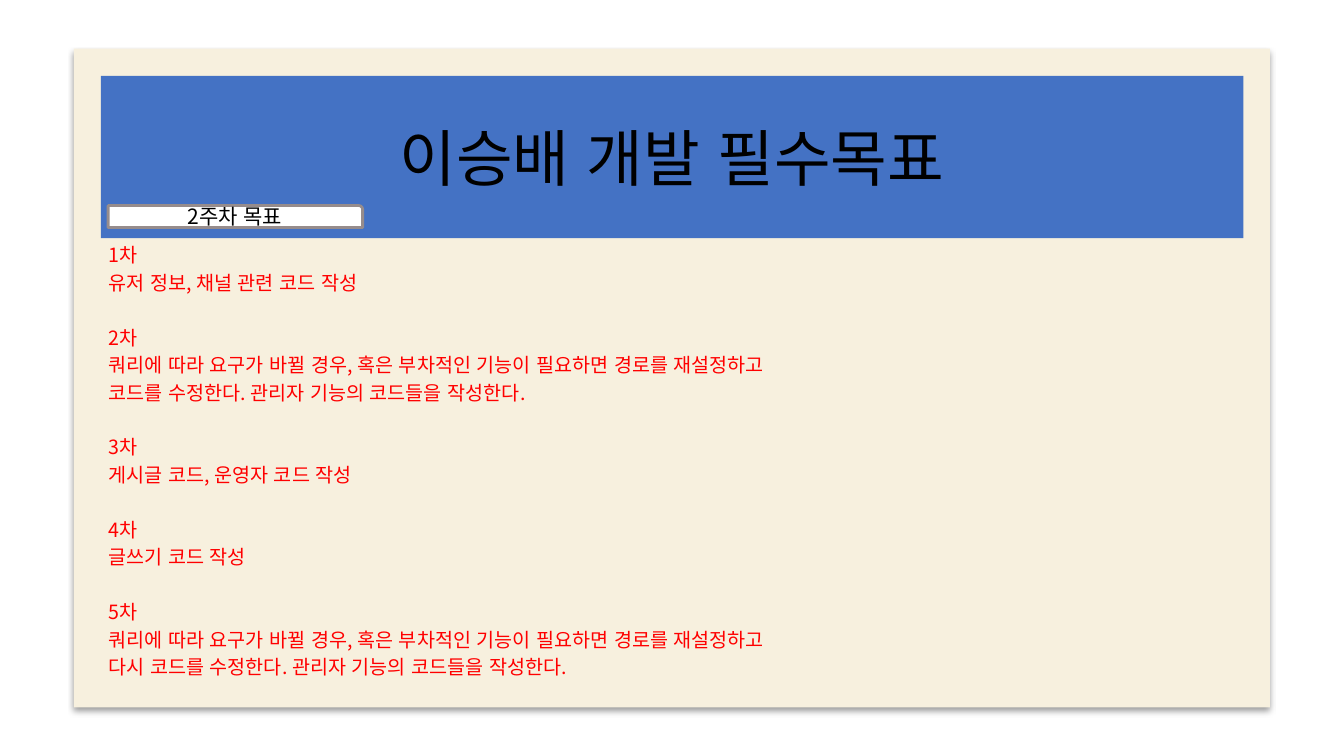
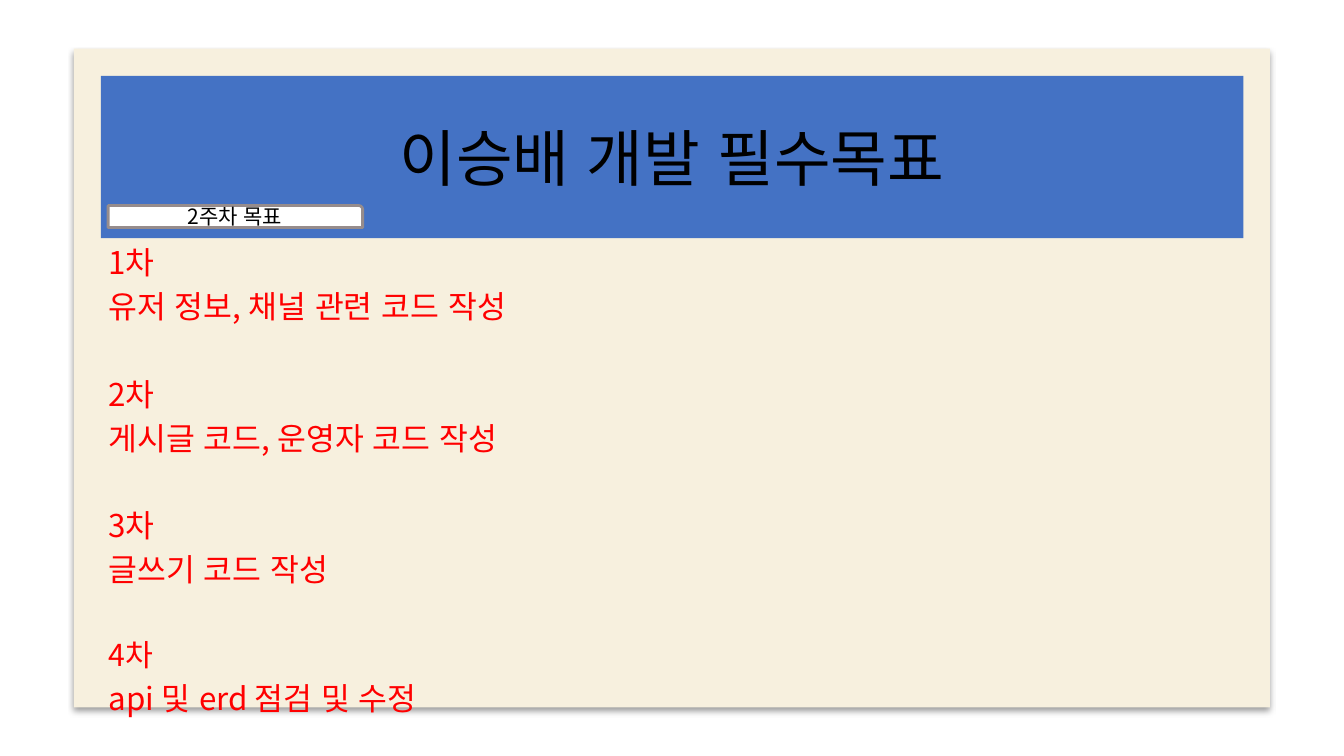
Before and after one commit to web5-kimgangmoon/teamproject_cloneCoding-Kim-Lee-Son-, a slide deck: slide 18 of 스케줄표.pptx. Drawn at 1344x756 pixels with LibreOffice and Linux fonts; fonts in the diff are those of the drawing; background and template pictures are left out. Boxes give left, top, right and bottom in pixels: in the first picture for what was removed or moved away, otherwise in the second. Text is boxed around its words. In the diff, an @@ line names an element or a change of style, - is before the commit and + after.

```diff
--- a/스케줄표.pptx
+++ b/스케줄표.pptx
@@ subtitle at [108,248,506,669]: size 14 to 22.4 pt in "1차", "유저 정보, 채널 관련 코드 작성", "2차", "3차"; size 14 to 21.6 pt in "4차"; more space between paragraphs @@
@@ subtitle at [108,424,497,456]: text changed; size 14 to 22.4 pt @@
-쿼리에 따라 요구가 바뀔 경우, 혹은 부차적인 기능이 필요하면 경로를 재설정하고
-코드를 수정한다. 관리자 기능의 코드들을 작성한다.
+게시글 코드, 운영자 코드 작성
@@ subtitle at [108,555,328,584]: text changed; size 14 to 22.4 pt @@
-게시글 코드, 운영자 코드 작성
+글쓰기 코드 작성
@@ subtitle at [108,684,417,717]: text changed; size 14 to 22.4 pt @@
-글쓰기 코드 작성
-5차
-쿼리에 따라 요구가 바뀔 경우, 혹은 부차적인 기능이 필요하면 경로를 재설정하고
-다시 코드를 수정한다. 관리자 기능의 코드들을 작성한다.
+api 및 erd 점검 및 수정
```
Also in this commit, not shown: 5 other slides changed.
